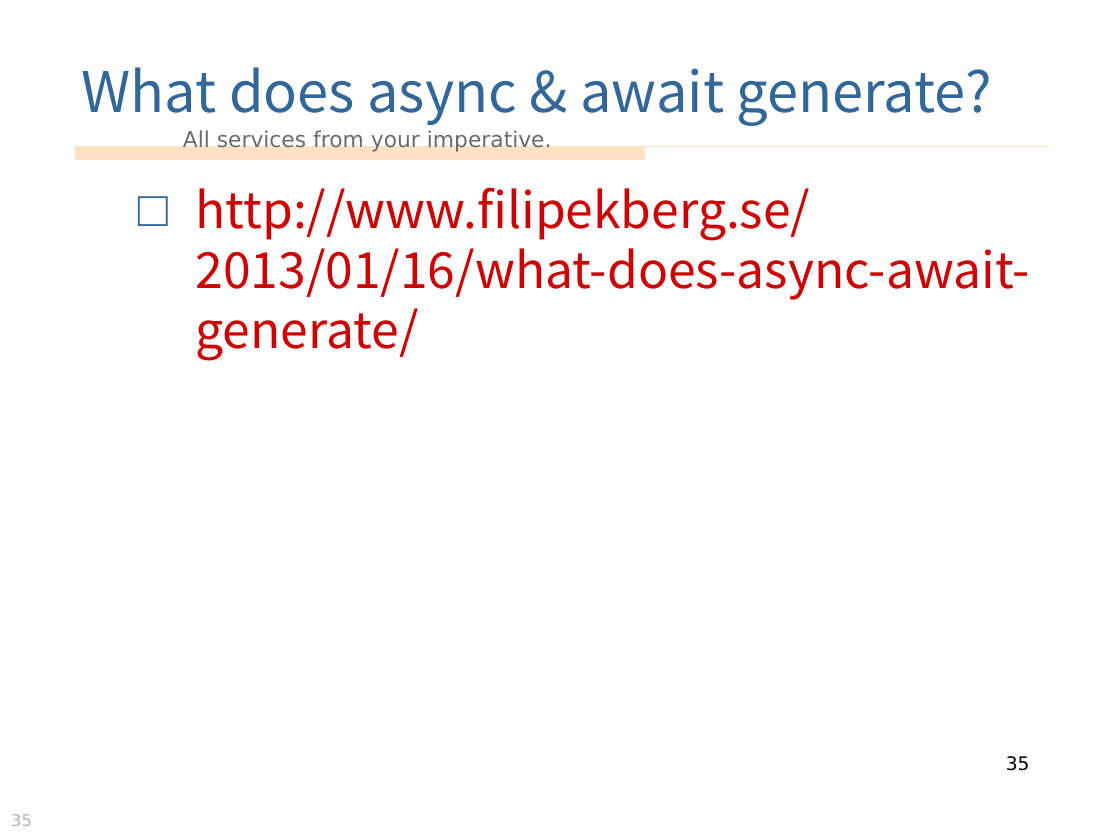
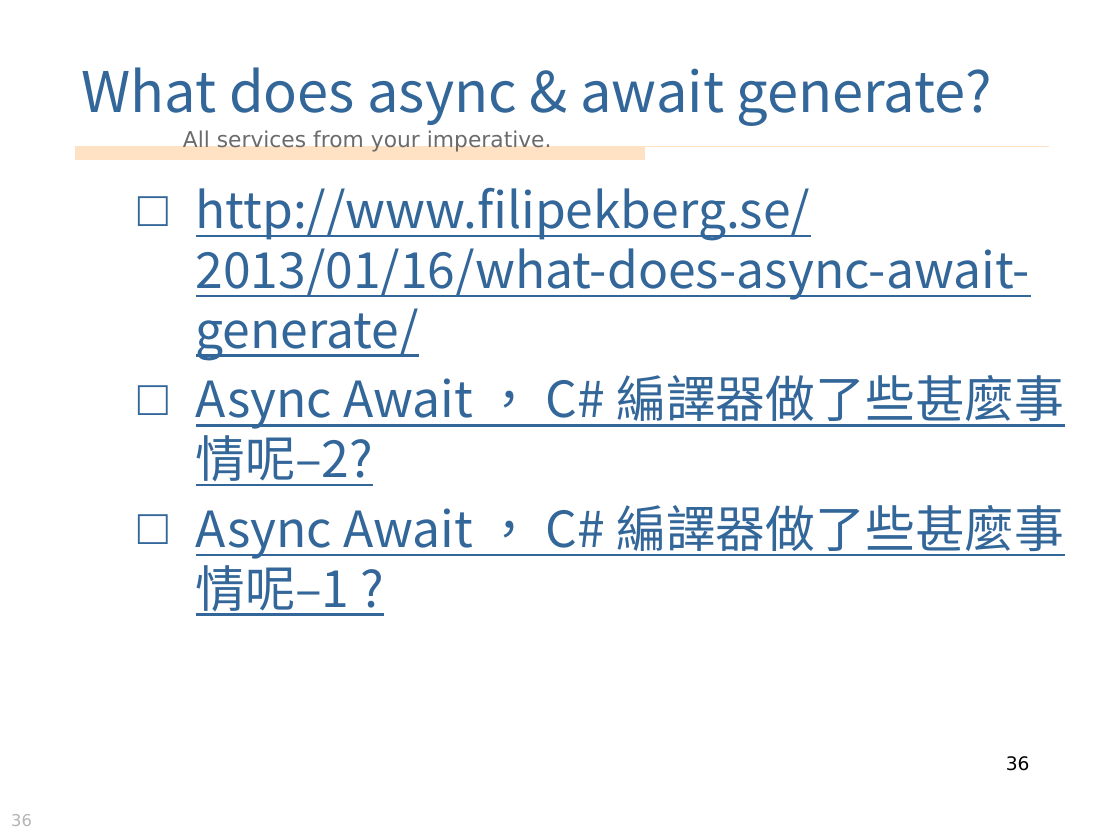
Before and after one commit to vulcanlee/Parallel_Asynchronous_Sample, a slide deck: slide 36 of 多執行緒處理和非同步處理.pptx (slide 35 before the commit). Drawn at 1120x840 pixels with LibreOffice and Linux fonts; fonts in the diff are those of the drawing; background and template pictures are left out. Boxes give left, top, right and bottom in pixels: in the first picture for what was removed or moved away, otherwise in the second. Text is boxed around its words. In the diff, an @@ line names an element or a change of style, - is before the commit and + after.

```diff
--- a/多執行緒處理和非同步處理.pptx
+++ b/多執行緒處理和非同步處理.pptx
@@ text at [196, 187, 1030, 360]: text colour #CC0000 to #336699, underline on in "http://www.filipekberg.se/2013/01/16/what-does-async-await-g ..." @@
@@ text at [196, 375, 1064, 616]: paragraphs added @@
+□ Async Await ， C# 編譯器做了些甚麼事情呢–2?
+□ Async Await ， C# 編譯器做了些甚麼事情呢–1 ?
@@ page number at [1006, 756, 1030, 771]: text changed @@
-35
+36
@@ page number at [11, 814, 32, 826]: text changed @@
-35
+36
```
Also in this commit, not shown: 1 other slide changed, 1 slide added, 25 other files.
